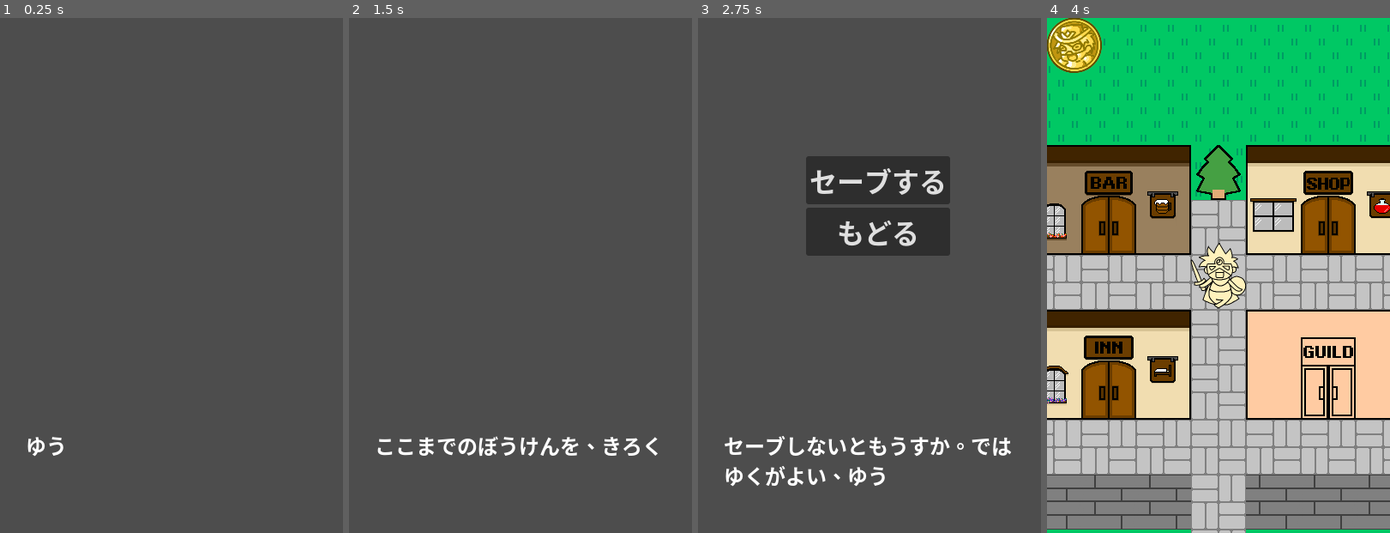
Above: before the commit, frames 1-4 (left to right).
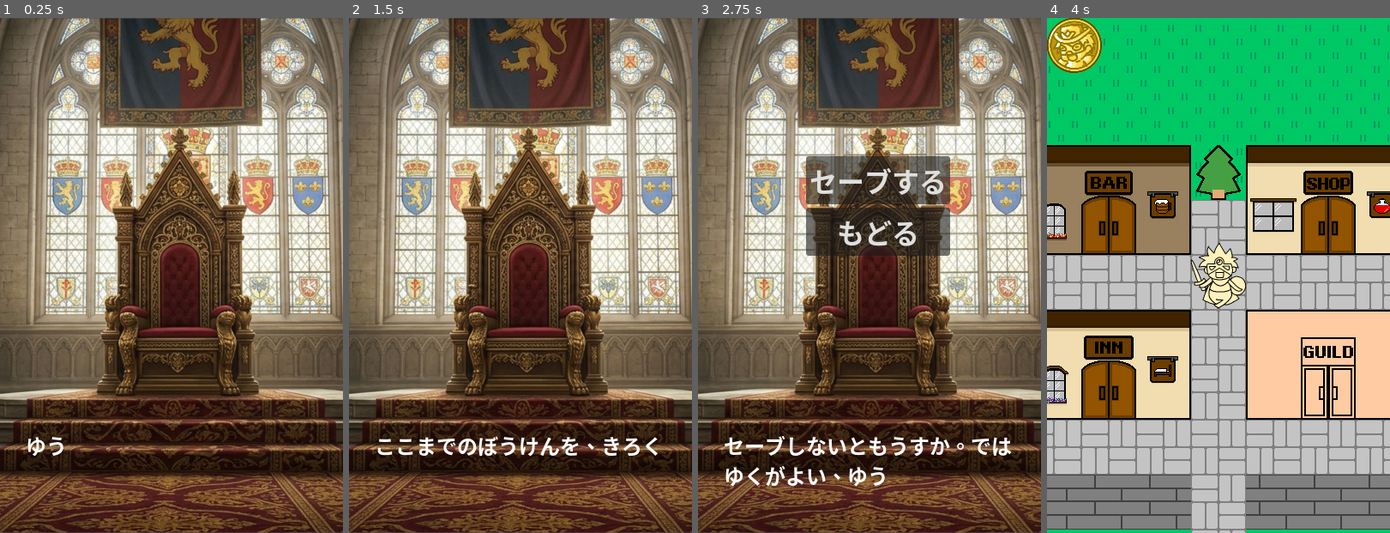
Above: after the commit, the same moments.

Repository: allgorilla/jutegame
Game: Godot game, scene res://scenes/CastleScene.tscn
The game is run twice, just before and just after one commit, with the same random seed, the same clock (stepped at 60 frames per second) and the same inputs. This scene is started directly instead of the project's main scene.
Inputs (mouse positions are in pixels of both pictures, inside the frame that each line leads up to):
- Up to frame 1 (0.25 s): no input
- Up to frame 2 (1.5 s): move the mouse to (595, 249) at 0.52 s; click (595, 249) at 0.67 s; move the mouse to (451, 301) at 1.27 s; click (451, 301) at 1.42 s
- Up to frame 3 (2.75 s): click "もどる" at 2 s
- Up to frame 4 (4 s): click "セーブする" at 2.75 s; move the mouse to (1252, 162) at 3.52 s; click (1252, 162) at 3.67 s

The runs differ from the first frame. In frame 1, 94% of the frame differs, in the area x 0-100%, y 0-100%; in frame 2, 93%; in frame 3, 88%; in frame 4, nothing differs.
Error in both runs: Invalid access to property or key 'name' on a base object of type 'Dictionary'. (res://scripts/NetworkManager.gd:177)

Commit message:
各建物の背景（仮絵）を実装。

Diff:
--- a/scenes/CastleScene.tscn
+++ b/scenes/CastleScene.tscn
@@ -1,6 +1,7 @@
 [gd_scene format=3 uid="uid://cpwm5jht3aqg3"]
 
 [ext_resource type="Script" uid="uid://qeg47mc8k13v" path="res://scripts/CastleScene.gd" id="1_drab1"]
+[ext_resource type="Texture2D" uid="uid://b2ko1itctb1q1" path="res://assets/image/bg_castle.png" id="2_rib2u"]
 
 [node name="CastleScene" type="Control" unique_id=84887198]
 layout_mode = 3
@@ -18,6 +19,7 @@
 anchor_bottom = 1.0
 grow_horizontal = 2
 grow_vertical = 2
+texture = ExtResource("2_rib2u")
 metadata/_edit_use_anchors_ = true
 
 [node name="KingSprite" type="Sprite2D" parent="." unique_id=1314291357]
--- /dev/null
+++ b/scenes/GuildScene.tscn
@@ -0,0 +1,42 @@
+[gd_scene format=3 uid="uid://dt1fc4giebew1"]
+
+[ext_resource type="Script" uid="uid://c5g51q5pb6aab" path="res://scripts/TavernScene.gd" id="1_0f4rn"]
+[ext_resource type="Texture2D" uid="uid://dgwdbhcs1ob01" path="res://assets/image/bg_guild.png" id="2_0f4rn"]
+
+[node name="GuildScene" type="Control" unique_id=1347790924]
+layout_mode = 3
+anchors_preset = 15
+anchor_right = 1.0
+anchor_bottom = 1.0
+grow_horizontal = 2
+grow_vertical = 2
+script = ExtResource("1_0f4rn")
+
+[node name="Background" type="TextureRect" parent="." unique_id=2139749929]
+layout_mode = 1
+anchors_preset = 15
+anchor_right = 1.0
+anchor_bottom = 1.0
+grow_horizontal = 2
+grow_vertical = 2
+texture = ExtResource("2_0f4rn")
+
+[node name="CanvasLayer" type="CanvasLayer" parent="." unique_id=739282048]
+
+[node name="Button" type="Button" parent="CanvasLayer" unique_id=1791550802]
+anchors_preset = 8
+anchor_left = 0.5
+anchor_top = 0.5
+anchor_right = 0.5
+anchor_bottom = 0.5
+offset_left = -51.5
+offset_top = -28.0
+offset_right = 51.5
+offset_bottom = 28.0
+grow_horizontal = 2
+grow_vertical = 2
+theme_override_font_sizes/font_size = 32
+text = "もどる"
+
+[connection signal="pressed" from="CanvasLayer/Button" to="." method="_on_button_pressed"]
+[connection signal="pressed" from="CanvasLayer/Button" to="." method="_on_return_button_pressed"]
--- /dev/null
+++ b/scenes/InnScene.tscn
@@ -0,0 +1,42 @@
+[gd_scene format=3 uid="uid://cseabodlwhx17"]
+
+[ext_resource type="Script" uid="uid://c5g51q5pb6aab" path="res://scripts/TavernScene.gd" id="1_yro66"]
+[ext_resource type="Texture2D" uid="uid://dfmefw1a6by8m" path="res://assets/image/bg_inn.png" id="2_yro66"]
+
+[node name="InnScene" type="Control" unique_id=1347790924]
+layout_mode = 3
+anchors_preset = 15
+anchor_right = 1.0
+anchor_bottom = 1.0
+grow_horizontal = 2
+grow_vertical = 2
+script = ExtResource("1_yro66")
+
+[node name="Background" type="TextureRect" parent="." unique_id=2139749929]
+layout_mode = 1
+anchors_preset = 15
+anchor_right = 1.0
+anchor_bottom = 1.0
+grow_horizontal = 2
+grow_vertical = 2
+texture = ExtResource("2_yro66")
+
+[node name="CanvasLayer" type="CanvasLayer" parent="." unique_id=739282048]
+
+[node name="Button" type="Button" parent="CanvasLayer" unique_id=1791550802]
+anchors_preset = 8
+anchor_left = 0.5
+anchor_top = 0.5
+anchor_right = 0.5
+anchor_bottom = 0.5
+offset_left = -51.5
+offset_top = -28.0
+offset_right = 51.5
+offset_bottom = 28.0
+grow_horizontal = 2
+grow_vertical = 2
+theme_override_font_sizes/font_size = 32
+text = "もどる"
+
+[connection signal="pressed" from="CanvasLayer/Button" to="." method="_on_button_pressed"]
+[connection signal="pressed" from="CanvasLayer/Button" to="." method="_on_return_button_pressed"]
--- /dev/null
+++ b/scenes/ShopScene.tscn
@@ -0,0 +1,42 @@
+[gd_scene format=3 uid="uid://bgg7bkkkgtooj"]
+
+[ext_resource type="Script" uid="uid://c5g51q5pb6aab" path="res://scripts/TavernScene.gd" id="1_mi1d8"]
+[ext_resource type="Texture2D" uid="uid://cmlfajcv623e7" path="res://assets/image/bg_shop.png" id="2_mi1d8"]
+
+[node name="ShopScene" type="Control" unique_id=1347790924]
+layout_mode = 3
+anchors_preset = 15
+anchor_right = 1.0
+anchor_bottom = 1.0
+grow_horizontal = 2
+grow_vertical = 2
+script = ExtResource("1_mi1d8")
+
+[node name="Background" type="TextureRect" parent="." unique_id=2139749929]
+layout_mode = 1
+anchors_preset = 15
+anchor_right = 1.0
+anchor_bottom = 1.0
+grow_horizontal = 2
+grow_vertical = 2
+texture = ExtResource("2_mi1d8")
+
+[node name="CanvasLayer" type="CanvasLayer" parent="." unique_id=739282048]
+
+[node name="Button" type="Button" parent="CanvasLayer" unique_id=1791550802]
+anchors_preset = 8
+anchor_left = 0.5
+anchor_top = 0.5
+anchor_right = 0.5
+anchor_bottom = 0.5
+offset_left = -51.5
+offset_top = -28.0
+offset_right = 51.5
+offset_bottom = 28.0
+grow_horizontal = 2
+grow_vertical = 2
+theme_override_font_sizes/font_size = 32
+text = "もどる"
+
+[connection signal="pressed" from="CanvasLayer/Button" to="." method="_on_button_pressed"]
+[connection signal="pressed" from="CanvasLayer/Button" to="." method="_on_return_button_pressed"]
--- /dev/null
+++ b/scenes/TavernScene.tscn
@@ -0,0 +1,42 @@
+[gd_scene format=3 uid="uid://bpkl4hlanhdgw"]
+
+[ext_resource type="Script" uid="uid://c5g51q5pb6aab" path="res://scripts/TavernScene.gd" id="1_vgbr2"]
+[ext_resource type="Texture2D" uid="uid://cjxfuuklsf251" path="res://assets/image/bg_bar.png" id="2_kbbmk"]
+
+[node name="TavernScene" type="Control" unique_id=1347790924]
+layout_mode = 3
+anchors_preset = 15
+anchor_right = 1.0
+anchor_bottom = 1.0
+grow_horizontal = 2
+grow_vertical = 2
+script = ExtResource("1_vgbr2")
+
+[node name="Background" type="TextureRect" parent="." unique_id=2139749929]
+layout_mode = 1
+anchors_preset = 15
+anchor_right = 1.0
+anchor_bottom = 1.0
+grow_horizontal = 2
+grow_vertical = 2
+texture = ExtResource("2_kbbmk")
+
+[node name="CanvasLayer" type="CanvasLayer" parent="." unique_id=739282048]
+
+[node name="Button" type="Button" parent="CanvasLayer" unique_id=1791550802]
+anchors_preset = 8
+anchor_left = 0.5
+anchor_top = 0.5
+anchor_right = 0.5
+anchor_bottom = 0.5
+offset_left = -51.5
+offset_top = -28.0
+offset_right = 51.5
+offset_bottom = 28.0
+grow_horizontal = 2
+grow_vertical = 2
+theme_override_font_sizes/font_size = 32
+text = "もどる"
+
+[connection signal="pressed" from="CanvasLayer/Button" to="." method="_on_button_pressed"]
+[connection signal="pressed" from="CanvasLayer/Button" to="." method="_on_return_button_pressed"]
--- a/scripts/CastleScene.gd
+++ b/scripts/CastleScene.gd
@@ -9,7 +9,12 @@
 
 func _ready():
 	command_window.hide()
-	# 最初のメッセージ
+	# 昨日のフェードイン処理（明るくする）
+	var changer = get_tree().root.get_node_or_null("SceneChanger")
+	if changer:
+		var anim = changer.get_node("AnimationPlayer")
+		anim.play_backwards("fade")
+		await anim.animation_finished	# 最初のメッセージ
 	display_text("ゆうしゃよ、よくぞまいった！")
 	current_state = State.WAIT_TAP
 
--- a/scripts/MapData.gd
+++ b/scripts/MapData.gd
@@ -13,10 +13,10 @@
 # 5点の座標をすべて登録（パスは今はすべて共通）
 var event_table = {
 	Vector2(27.0, 27.0): "res://scenes/CastleScene.tscn",
-	Vector2(32.0, 28.0): "res://scenes/DefaultEventScene.tscn",
-	Vector2(36.0, 28.0): "res://scenes/DefaultEventScene.tscn",
-	Vector2(32.0, 31.0): "res://scenes/DefaultEventScene.tscn",
-	Vector2(36.0, 31.0): "res://scenes/DefaultEventScene.tscn"
+	Vector2(32.0, 28.0): "res://scenes/TavernScene.tscn",
+	Vector2(36.0, 28.0): "res://scenes/ShopScene.tscn",
+	Vector2(32.0, 31.0): "res://scenes/InnScene.tscn",
+	Vector2(36.0, 31.0): "res://scenes/GuildScene.tscn"
 }
 var grass_tex = preload("res://assets/image/grass.png")
 var road_tex = preload("res://assets/image/road.png")
--- /dev/null
+++ b/scripts/TavernScene.gd
@@ -0,0 +1,14 @@
+extends Control
+
+func _ready():
+	# 昨日のフェードイン処理（明るくする）
+	var changer = get_tree().root.get_node_or_null("SceneChanger")
+	if changer:
+		var anim = changer.get_node("AnimationPlayer")
+		anim.play_backwards("fade")
+		await anim.animation_finished
+
+# マップに戻るボタンの処理
+func _on_return_button_pressed():
+	# メインマップシーンへ遷移
+	get_tree().change_scene_to_file("res://scenes/MainMap.tscn")
Not shown, added: assets/image/bg_bar.png.import
Not shown, added: assets/image/bg_castle.png.import
Not shown, added: assets/image/bg_guild.png.import
Not shown, added: assets/image/bg_inn.png.import
Not shown, added: assets/image/bg_shop.png.import
Not shown, added: scripts/TavernScene.gd.uid
